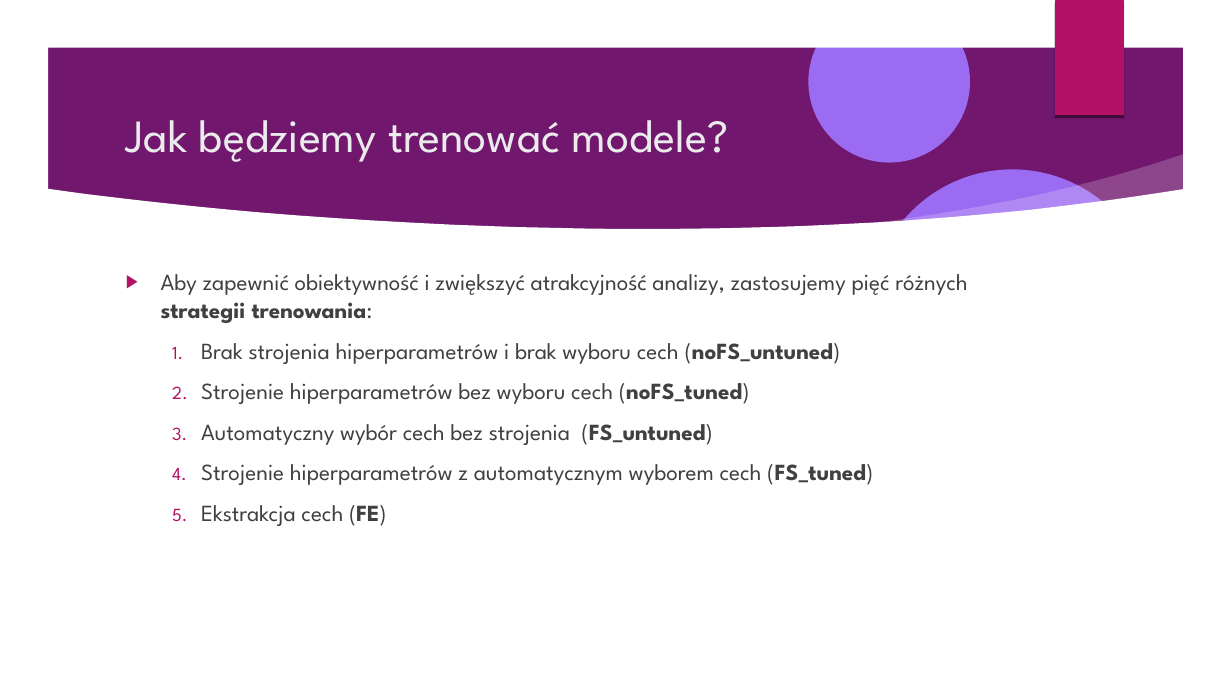
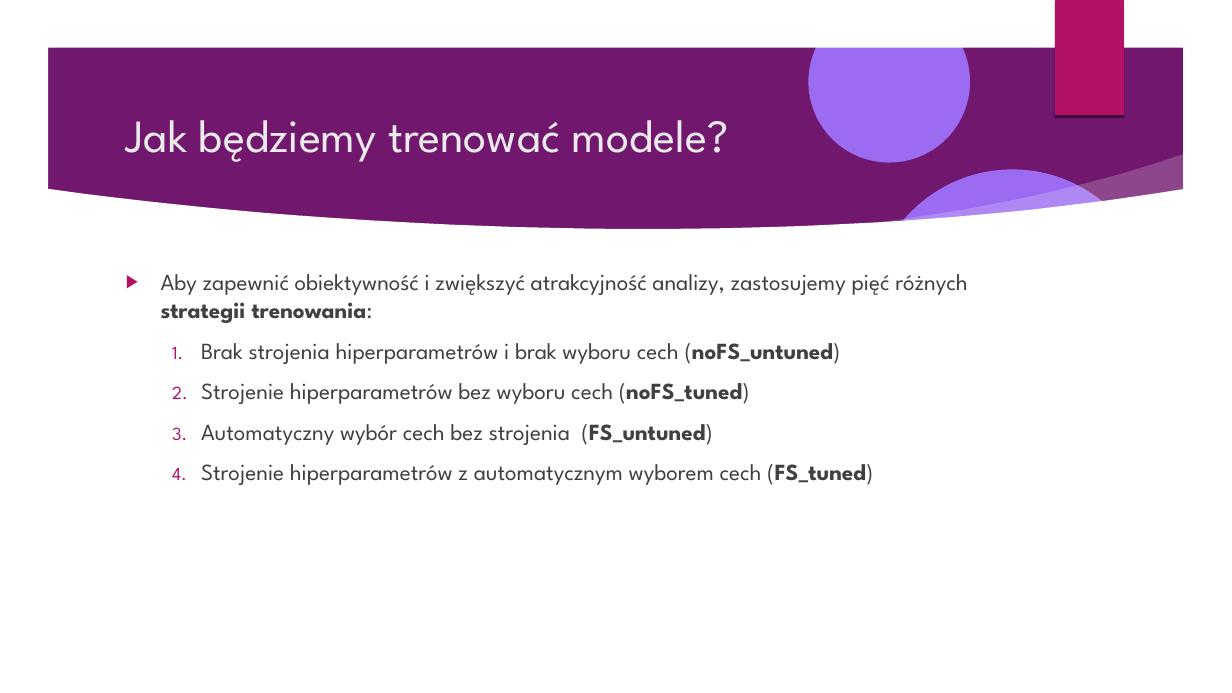
Before and after one commit to Pawel-Tomasz-Nowak/Scientific-collaboration, a slide deck: slide 18 of EmissionAnalysis/Prezentacja projektu.odp. Drawn at 1232x693 pixels with LibreOffice and Linux fonts; fonts in the diff are those of the drawing; background and template pictures are left out. Boxes give left, top, right and bottom in pixels: in the first picture for what was removed or moved away, otherwise in the second. Text is boxed around its words. In the diff, an @@ line names an element or a change of style, - is before the commit and + after.

```diff
--- a/EmissionAnalysis/Prezentacja projektu.odp
+++ b/EmissionAnalysis/Prezentacja projektu.odp
@@ text at (201, 505, 386, 526): paragraph removed @@
-  5. Ekstrakcja cech (FE)
```
Also in this commit, not shown: 3 other slides changed, 1 slide added, 1 slide removed.
